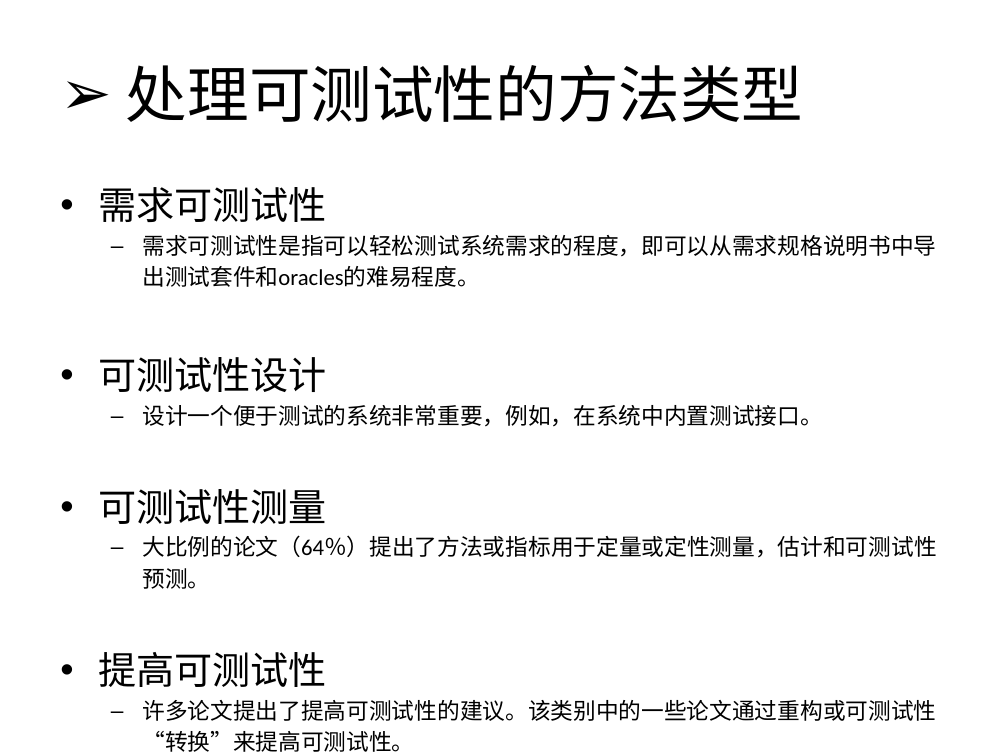
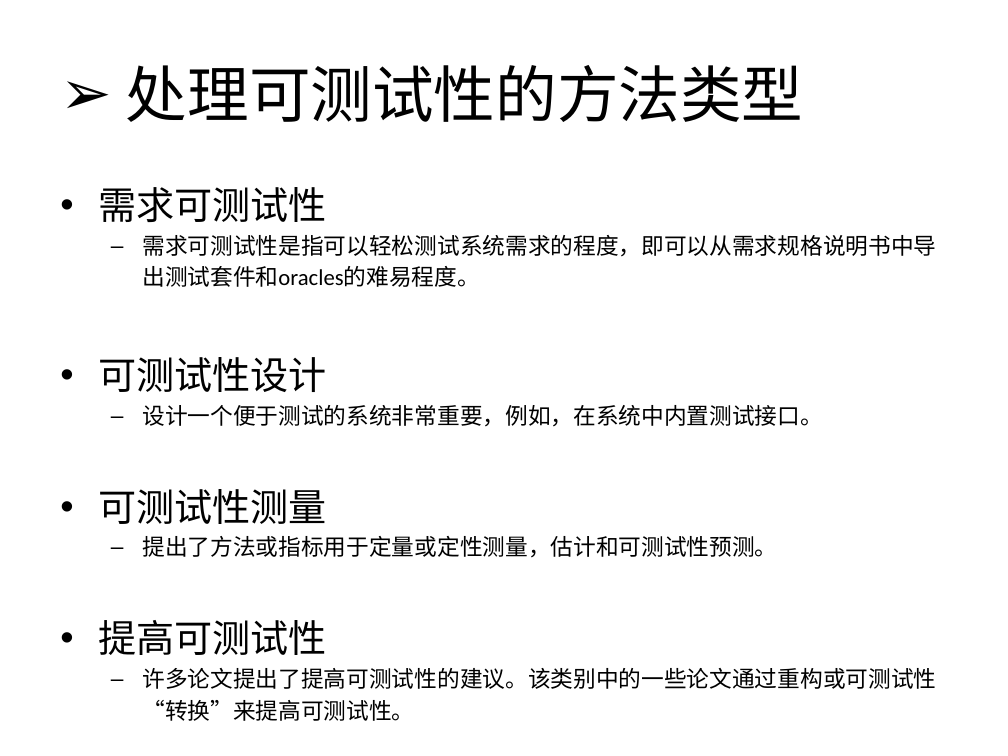
Before and after one commit to SQS-JLiu/software-testability, a slide deck: slide 3 of 软件测试ppt/软件可测试性-测量方法.pptx. Drawn at 1008x756 pixels with LibreOffice and Linux fonts; fonts in the diff are those of the drawing. Boxes give left, top, right and bottom in pixels: in the first picture for what was removed or moved away, otherwise in the second. Text is boxed around its words. In the diff, an @@ line names an element or a change of style, - is before the commit and + after.

```diff
--- a/软件测试ppt/软件可测试性-测量方法.pptx
+++ b/软件测试ppt/软件可测试性-测量方法.pptx
@@ text at (x1=142, y1=536, x2=777, y2=558): text changed @@
-  – 大比例的论文（64％）提出了方法或指标用于定量或定性测量，估计和可测试性
-  预测。
+  – 提出了方法或指标用于定量或定性测量，估计和可测试性预测。
```
Also in this commit, not shown: 1 other slide changed, 3 slides added, 25 other files.
